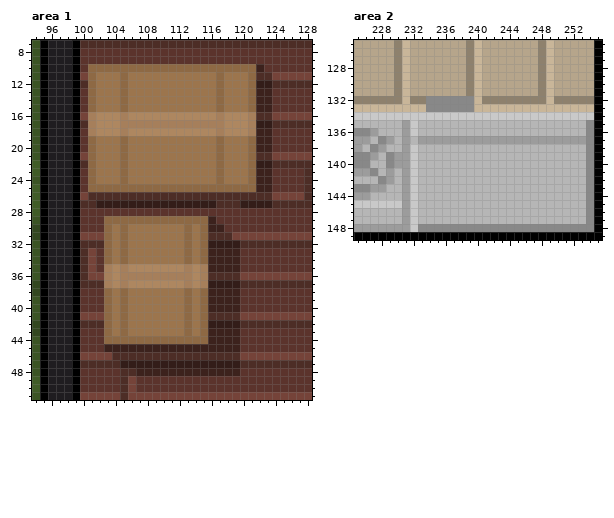
File history of a pixel-art file, assets/sprites/Apartment231Green.ase. Above: the version before the commit.
256x150 pixels, 1 frame. Colours within 5 levels of each other are drawn and written as one. Shown: area 1: x 94..128, y 7..51; area 2: x 225..255, y 125..149.
After the commit:
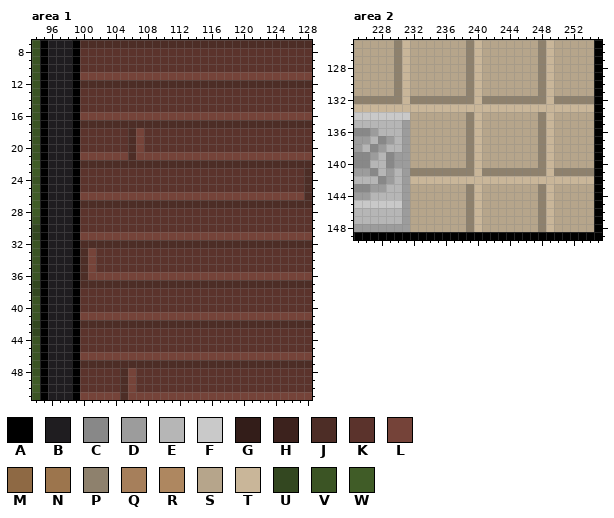
Palette (. is transparent): A #000000  B #1f1d20  C #888888  D #9c9c9c  E #b6b6b6  F #c9c9c9  G #331d19  H #3c221d  J #4d2d26  K #5b332c  L #754339  M #8e6944  N #9c754d  P #8e816d  Q #a67f5b  R #ae8760  S #b6a58b  T #c9b699  U #334720  V #3b5424  W #405c27
From old to new:
Changed rows in their new state; - is an unchanged pixel.
Area 1, layers "Furniture", "FurnitureShadows":
first column x 101:
10 KKKKKKKKKKKKKKKKKKKKKK-
11 LLLLLLLLLLLLLLLLLLLLLLL
12 JJJJJJJJJJJJJJJJJJJJJJJ
13 KKKKKKKKKKKKKKKKKKKKKKK
14 KKKKKKKKKKKKKKKKKKKKKKK
15 KKKKKKKKKKKKKKKKKKKKKKK
16 LLLLLLLLLLLLLLLLLLLLLLL
17 JJJJJJJJJJJJJJJJJJJJJJJ
18 KKKKKJLKKKKKKKKKKKKKKKK
19 KKKKKJLKKKKKKKKKKKKKKKK
20 KKKKKJLKKKKKKKKKKKKKKKK
21 LLLLLJLLLLLLLLLLLLLLLLL
22 JJJJJJJJJJJJJJJJJJJJJJJ
23 KKKKKKKKKKKKKKKKKKKKKKK
24 KKKKKKKKKKKKKKKKKKKKKKK
25 KKKKKKKKKKKKKKKKKKKKKKK
26 LLLLLLLLLLLLLLLLLLLLLLL
27 -JJJJJJJJJJJJJJJ---JJJJ
29 --KKKKKKKKKKKKKK-------
30 --KKKKKKKKKKKKKKK------
31 --LLLLLLLLLLLLLLLL-----
32 --JJJJJJJJJJJJJJJJJ----
33 --KKKKKKKKKKKKKKKKK----
34 --KKKKKKKKKKKKKKKKK----
35 --KKKKKKKKKKKKKKKKK----
36 --LLLLLLLLLLLLLLLLL----
37 --JJJJJJJJJJJJJJJJJ----
38 --KKKKKKKKKKKKKKKKK----
39 --KKKKKKKKKKKKKKKKK----
40 --KKKKKKKKKKKKKKKKK----
41 --LLLLLLLLLLLLLLLLL----
42 --JJJJJJJJJJJJJJJJJ----
43 --KKKKKKKKKKKKKKKKK----
44 --KKKKKKKKKKKKKKKKK----
45 --KKKKKKKKKKKKKKKKK----
46 ---LLLLLLLLLLLLLLLL----
47 ----JJJJJJJJJJJJJJJ----
48 -----LKKKKKKKKKKKKK----
Area 2, layer "Furniture":
first column x 232:
132 --PPPPPP---------------
133 --TTTTTT---------------
134 SSSSSSSPTSSSSSSSPTSSSSS
135 SSSSSSSPTSSSSSSSPTSSSSS
136 SSSSSSSPTSSSSSSSPTSSSSS
137 SSSSSSSPTSSSSSSSPTSSSSS
138 SSSSSSSPTSSSSSSSPTSSSSS
139 SSSSSSSPTSSSSSSSPTSSSSS
140 SSSSSSSPTSSSSSSSPTSSSSS
141 PPPPPPPPTPPPPPPPPTPPPPP
142 TTTTTTTTTTTTTTTTTTTTTTT
143 SSSSSSSPTSSSSSSSPTSSSSS
144 SSSSSSSPTSSSSSSSPTSSSSS
145 SSSSSSSPTSSSSSSSPTSSSSS
146 SSSSSSSPTSSSSSSSPTSSSSS
147 SSSSSSSPTSSSSSSSPTSSSSS
148 SSSSSSSPTSSSSSSSPTSSSSS
Changed places in both pictures, as pixel boxes (x1, y1, x2, y2):
changed: (88, 64, 272, 376)
changed: (410, 96, 594, 232)
